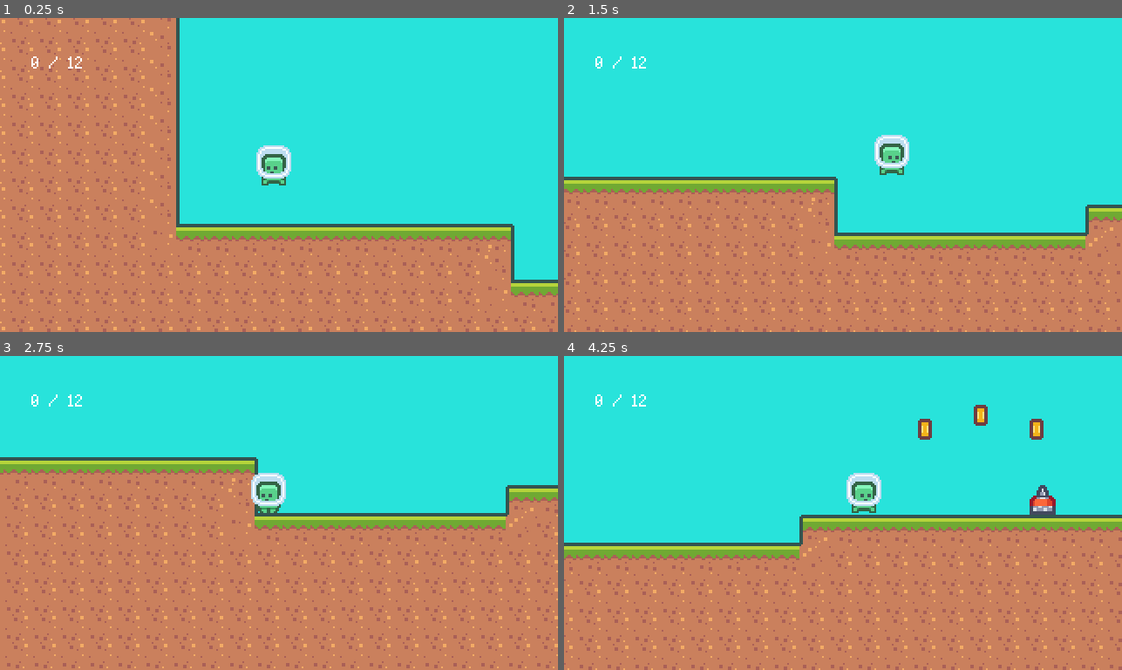
Above: before the commit, frames 1-4 (two rows, left to right).
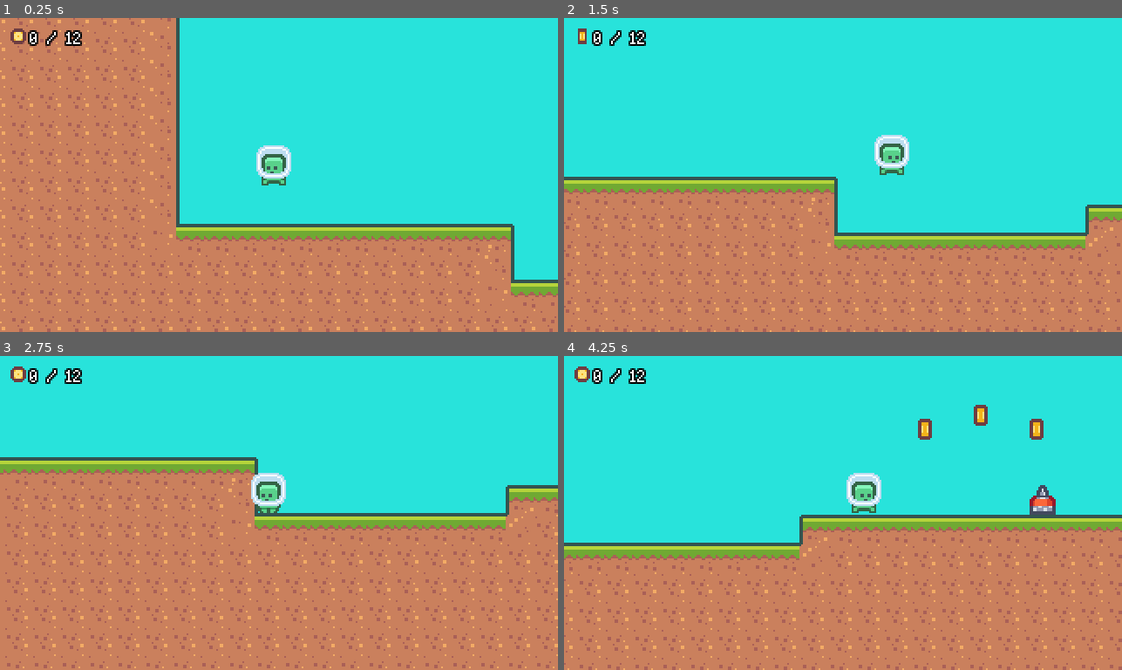
Above: after the commit, the same moments.

Repository: tiagoskaterock/GodotPlatformer
Game: Godot game, scene res://Scenes/Main.tscn
The game is run twice, just before and just after one commit, with the same random seed, the same clock (stepped at 60 frames per second) and the same inputs.
Inputs:
- Up to frame 1 (0.25 s): no input
- Up to frame 2 (1.5 s): hold D (move_right) from 0.53 s (still down); tap Keypad 1 (dash) at 0.6, 1.35 s; tap W (jump) at 0.77 s
- Up to frame 3 (2.75 s): tap W (jump) at 1.52 s; release D (move_right) at 2.03 s; hold A (move_left) from 2.03 s (still down); tap Keypad 1 (dash) at 2.1 s
- Up to frame 4 (4.25 s): release A (move_left) at 2.78 s; hold D (move_right) from 2.78 s (still down); tap Keypad 1 (dash) at 2.85, 3.6 s; tap W (jump) at 3.02, 3.77 s

The runs differ from the first frame. In frame 1, 0.5% of the frame differs, in the area x 1-15%, y 3-17%; in frame 2, 0.4%; in frame 3, 0.5%; in frame 4, 0.5%.

Commit message:
26. Level UI Continued

Diff:
--- /dev/null
+++ b/Resources/font_outline.tres
@@ -0,0 +1,8 @@
+[gd_resource type="DynamicFont" load_steps=2 format=2]
+
+[ext_resource path="res://Assets/Fonts/BitPotion.ttf" type="DynamicFontData" id=1]
+
+[resource]
+outline_size = 1
+outline_color = Color( 0, 0, 0, 1 )
+font_data = ExtResource( 1 )
--- a/Scripts/LevelUi.gd
+++ b/Scripts/LevelUi.gd
@@ -8,8 +8,9 @@
 		baseLevels[0].connect("coin_total_changed", self, "on_coin_total_changed")
 
 
+
 func on_coin_total_changed(totalCoins, collectedCoins):
-	$MarginContainer/CoinLabel.text = str(collectedCoins, " / ", totalCoins)
+	$MarginContainer/HBoxContainer/CoinLabel.text = str(collectedCoins, " / ", totalCoins)
 
 
 
--- a/UI/LevelUi.tscn
+++ b/UI/LevelUi.tscn
@@ -1,7 +1,16 @@
-[gd_scene load_steps=3 format=2]
+[gd_scene load_steps=7 format=2]
 
 [ext_resource path="res://Resources/theme.tres" type="Theme" id=1]
 [ext_resource path="res://Scripts/LevelUi.gd" type="Script" id=2]
+[ext_resource path="res://Resources/font_outline.tres" type="DynamicFont" id=3]
+[ext_resource path="res://Assets/Tiles/tile_0151.png" type="Texture" id=4]
+[ext_resource path="res://Assets/Tiles/tile_0152.png" type="Texture" id=5]
+
+[sub_resource type="AnimatedTexture" id=1]
+frames = 2
+frame_0/texture = ExtResource( 4 )
+frame_1/texture = ExtResource( 5 )
+frame_1/delay_sec = 0.0
 
 [node name="LevelUi" type="CanvasLayer"]
 script = ExtResource( 2 )
@@ -11,16 +20,32 @@
 anchor_bottom = 1.0
 mouse_filter = 2
 theme = ExtResource( 1 )
-custom_constants/margin_right = 18
-custom_constants/margin_top = 18
-custom_constants/margin_left = 18
-custom_constants/margin_bottom = 18
+custom_constants/margin_right = 4
+custom_constants/margin_top = 4
+custom_constants/margin_left = 4
+custom_constants/margin_bottom = 4
 
-[node name="CoinLabel" type="Label" parent="MarginContainer"]
-margin_left = 18.0
-margin_top = 18.0
-margin_right = 60.0
-margin_bottom = 31.0
+[node name="HBoxContainer" type="HBoxContainer" parent="MarginContainer"]
+margin_left = 4.0
+margin_top = 4.0
+margin_right = 59.0
+margin_bottom = 17.0
 size_flags_horizontal = 0
 size_flags_vertical = 0
+custom_constants/separation = 0
+
+[node name="TextureRect" type="TextureRect" parent="MarginContainer/HBoxContainer"]
+margin_right = 13.0
+margin_bottom = 13.0
+rect_min_size = Vector2( 13, 13 )
+size_flags_vertical = 8
+texture = SubResource( 1 )
+expand = true
+
+[node name="CoinLabel" type="Label" parent="MarginContainer/HBoxContainer"]
+margin_left = 13.0
+margin_right = 55.0
+margin_bottom = 13.0
+size_flags_horizontal = 0
+custom_fonts/font = ExtResource( 3 )
 text = "Test Text"
